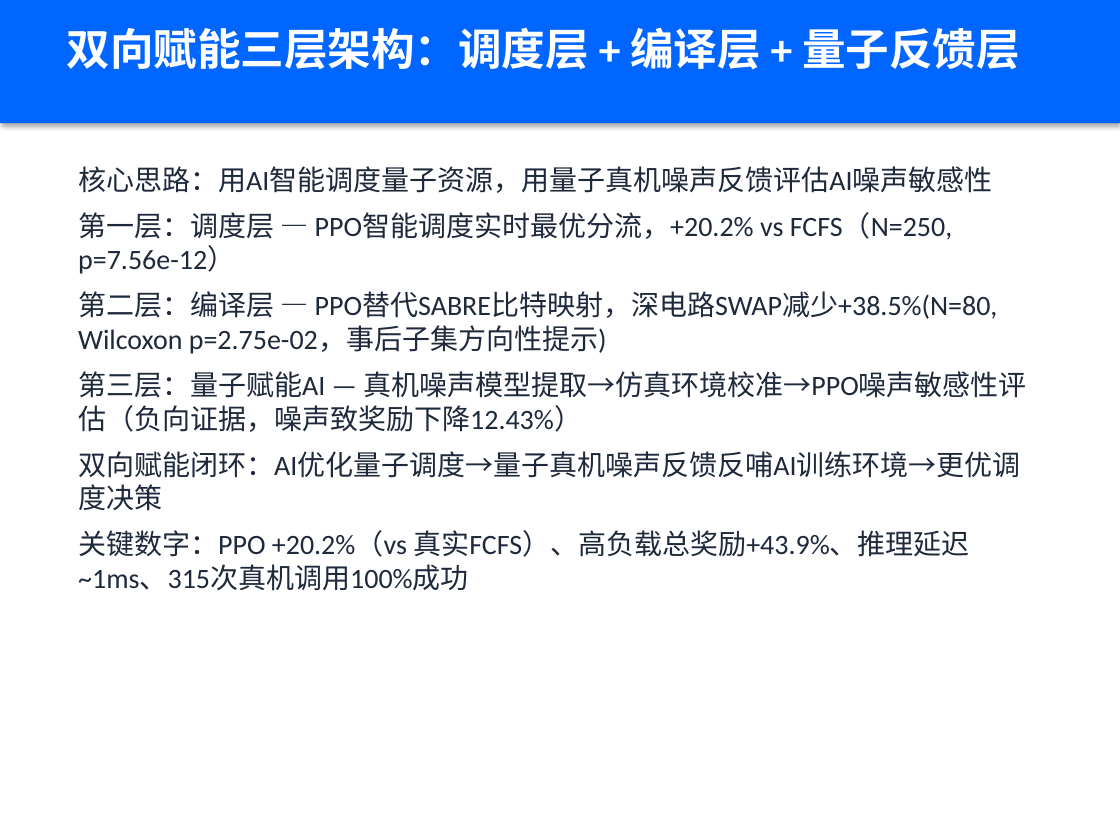
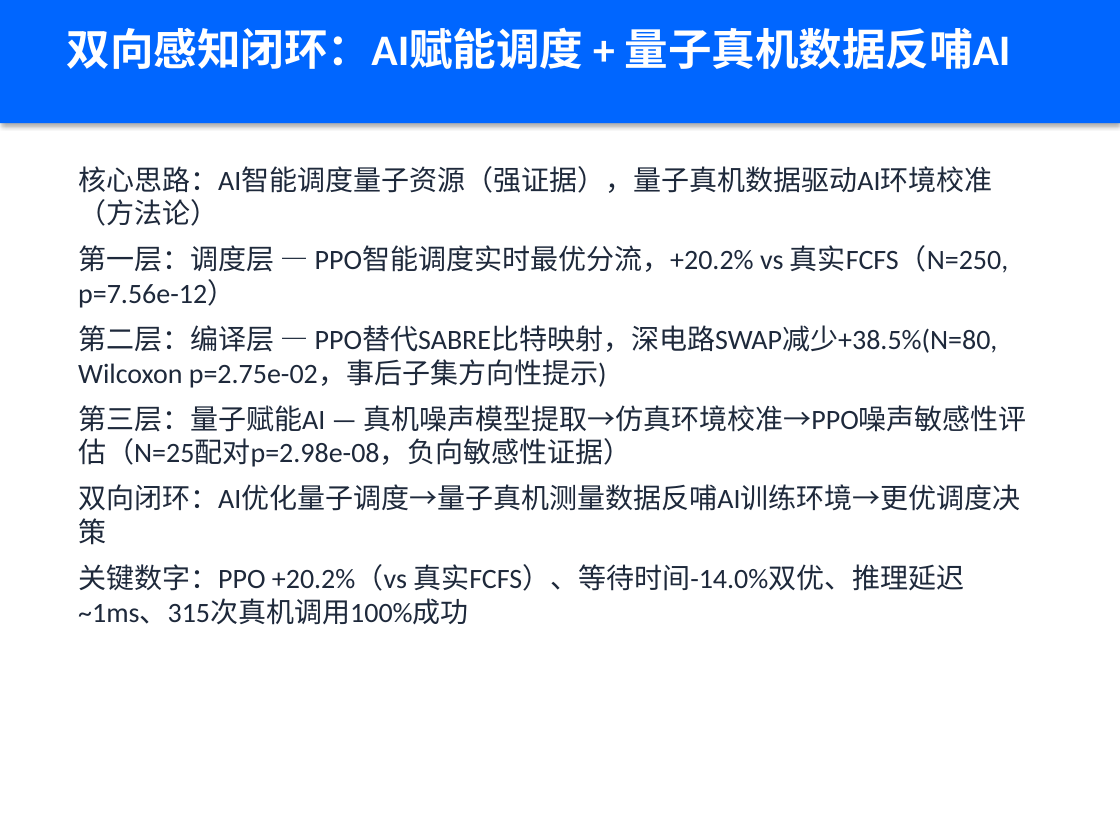
Before and after one commit to xiabai2008/quantum-rl-scheduler, a slide deck: slide 3 of deliverable_models/答辩PPT.pptx. Drawn at 1120x840 pixels with LibreOffice and Linux fonts; fonts in the diff are those of the drawing. Boxes give left, top, right and bottom in pixels: in the first picture for what was removed or moved away, otherwise in the second. Text is boxed around its words. In the diff, an @@ line names an element or a change of style, - is before the commit and + after.

Commit message:
docs: 答辩PPT按新叙事重构 - 双向赋能标题/感知闭环/金融场景/可信度主张
基于 defense_narrative_v1 + industry_case_finance_v1 重写PPT内容:
- P1封面: '量子+AI双向赋能'+金句'AI让量子算力被用好,量子让AI更懂真实世界'
- P2问题定义: 从'利用噪声优化鲁棒性'改为'赛题双向赋能闭环'
- P3方案: '双向感知闭环'框架
- P4: QEM标注'动作位预留'(与实现一致)
- P5: 补统计协议(双检验/28组Bonferroni/CI/功效)
- P8: 噪声敏感性评估(负向机制叙事, N=25配对p=2.98e-08)
- P15: 工程化与可信度(3720/3741+数字门禁+统计协议)
- P16: 替换价值量化为金融行业场景(量子金融风险计算)
- P18: 补双向赋能/利用率/真机验证/真实客户4问答
- 清理: 10,950/375,950/3717/突发洪峰/鲁棒性残留全清

```diff
--- a/deliverable_models/答辩PPT.pptx
+++ b/deliverable_models/答辩PPT.pptx
@@ text at box(67, 28, 1011, 69): text changed @@
-双向赋能三层架构：调度层 + 编译层 + 量子反馈层
+双向感知闭环：AI赋能调度 + 量子真机数据反哺AI
@@ text at box(78, 166, 1008, 308): text changed @@
-核心思路：用AI智能调度量子资源，用量子真机噪声反馈评估AI噪声敏感性
-第一层：调度层 — PPO智能调度实时最优分流，+20.2% vs FCFS（N=250, p=7.56e-12）
+核心思路：AI智能调度量子资源（强证据），量子真机数据驱动AI环境校准（方法论）
+第一层：调度层 — PPO智能调度实时最优分流，+20.2% vs 真实FCFS（N=250, p=7.56e-12）
@@ text at box(78, 405, 1026, 625): text changed @@
-第三层：量子赋能AI — 真机噪声模型提取→仿真环境校准→PPO噪声敏感性评估（负向证据，噪声致奖励下降12.43%）
-双向赋能闭环：AI优化量子调度→量子真机噪声反馈反哺AI训练环境→更优调度决策
-关键数字：PPO +20.2%（vs 真实FCFS）、高负载总奖励+43.9%、推理延迟~1ms、315次真机调用100%成功
+第三层：量子赋能AI — 真机噪声模型提取→仿真环境校准→PPO噪声敏感性评估（N=25配对p=2.98e-08，负向敏感性证据）
+双向闭环：AI优化量子调度→量子真机测量数据反哺AI训练环境→更优调度决策
+关键数字：PPO +20.2%（vs 真实FCFS）、等待时间-14.0%双优、推理延迟~1ms、315次真机调用100%成功
```
Also in this commit, not shown: 8 other slides changed, 1 slide added, 1 slide removed, 1 other file.
